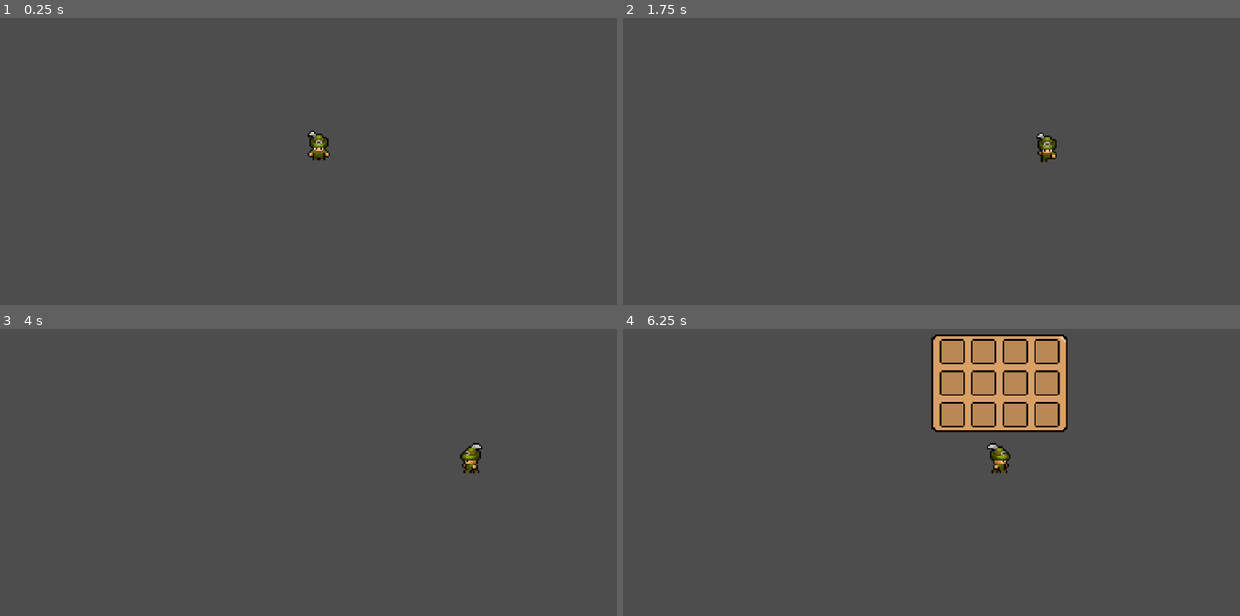
Above: before the commit, frames 1-4 (two rows, left to right).
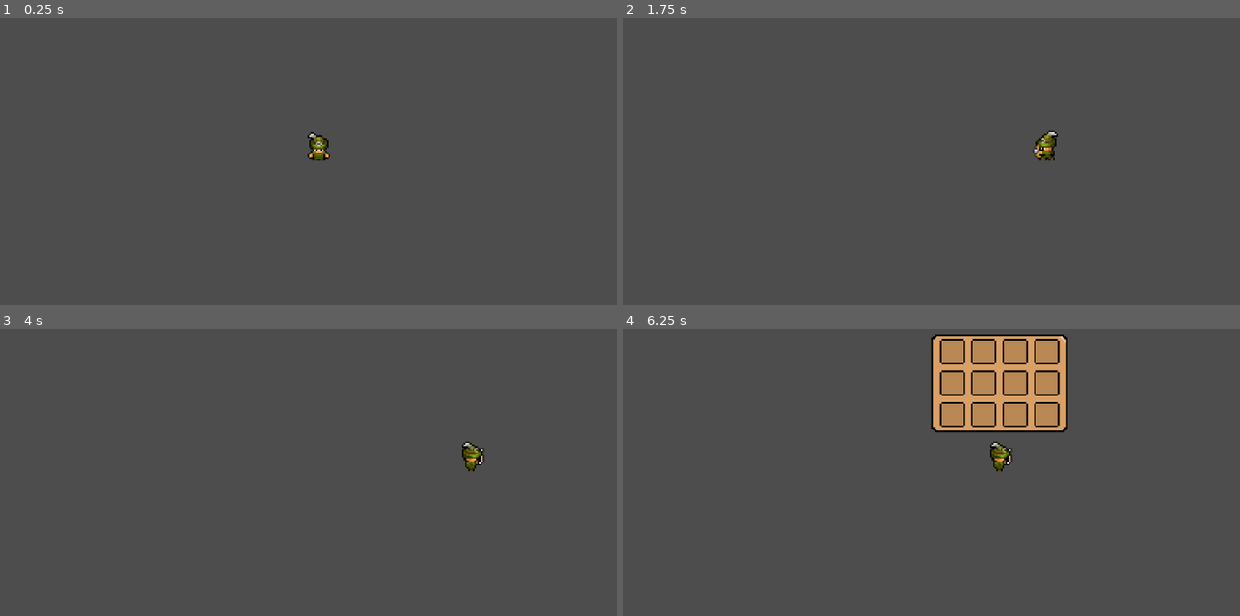
Above: after the commit, the same moments.

Repository: iQwQj/444garden
Game: Godot game, scene res://scene/player.tscn
Two runs of this game, one before a commit and one after it. Both use one fixed random seed, a clock stepped at 60 frames per second and the inputs below. The engine's default icon, where the game draws it, is replaced by a stand-in: a white triangle on a blue panel in a dark square.
Inputs (mouse positions are in pixels of both pictures, inside the frame that each line leads up to):
- Up to frame 1 (0.25 s): no input
- Up to frame 2 (1.75 s): tap Enter at 0.5 s; move the mouse to (1104, 129) at 0.52 s; hold D (right) 0.53-1.28 s; tap E (e) at 0.6 s; tap I (i) at 0.8, 1.35 s; move the mouse to (795, 170) at 1.27 s; hold S (down) from 1.28 s (still down); tap Q (q) at 1.55 s
- Up to frame 3 (4 s): move the mouse to (394, 372) at 2.02 s; release S (down) at 2.03 s; hold D (right) 2.03-2.78 s; tap Q (q) at 2.1, 3.8 s; tap E (e) at 2.3, 2.85 s; move the mouse to (283, 541) at 2.77 s; hold W (up) 2.78-3.53 s; tap I (i) at 3.05, 3.6 s; tap Space at 3.5 s; move the mouse to (536, 521) at 3.52 s; hold A (left) from 3.53 s (still down)
- Up to frame 4 (6.25 s): move the mouse to (721, 397) at 4.27 s; click (721, 397) at 4.35 s; tap E (e) at 4.55, 5.85 s; move the mouse to (980, 461) at 5.02 s; release A (left) at 5.03 s; hold S (down) 5.03-5.78 s; tap Q (q) at 5.1, 6.05 s; tap I (i) at 5.3 s; move the mouse to (832, 357) at 5.77 s; hold D (right) from 5.78 s (still down)

The runs differ from the first frame. In frame 1, 0.2% of the frame differs, in the area x 49-54%, y 39-50%; in frame 2, 0.3%; in frame 3, 0.3%, in the area x 74-79%, y 39-51%; in frame 4, 0.3%.

Commit message:
added ranged attack animations

Diff:
--- a/222tutorial/tutorial_devworm/scene/player.tscn
+++ b/222tutorial/tutorial_devworm/scene/player.tscn
@@ -65,26 +65,10 @@
 atlas = ExtResource("1_6aspv")
 region = Rect2(32, 0, 32, 32)
 
-[sub_resource type="AtlasTexture" id="AtlasTexture_p3i7v"]
-atlas = ExtResource("1_6aspv")
-region = Rect2(256, 128, 32, 32)
-
 [sub_resource type="AtlasTexture" id="AtlasTexture_4y7n0"]
 atlas = ExtResource("1_6aspv")
 region = Rect2(288, 128, 32, 32)
 
-[sub_resource type="AtlasTexture" id="AtlasTexture_oeypg"]
-atlas = ExtResource("1_6aspv")
-region = Rect2(320, 128, 32, 32)
-
-[sub_resource type="AtlasTexture" id="AtlasTexture_8p12w"]
-atlas = ExtResource("1_6aspv")
-region = Rect2(352, 128, 32, 32)
-
-[sub_resource type="AtlasTexture" id="AtlasTexture_k7jvw"]
-atlas = ExtResource("1_6aspv")
-region = Rect2(384, 128, 32, 32)
-
 [sub_resource type="AtlasTexture" id="AtlasTexture_0bjp5"]
 atlas = ExtResource("1_6aspv")
 region = Rect2(64, 128, 32, 32)
@@ -93,26 +77,10 @@
 atlas = ExtResource("1_6aspv")
 region = Rect2(96, 128, 32, 32)
 
-[sub_resource type="AtlasTexture" id="AtlasTexture_hii7h"]
-atlas = ExtResource("1_6aspv")
-region = Rect2(256, 96, 32, 32)
-
 [sub_resource type="AtlasTexture" id="AtlasTexture_886l4"]
 atlas = ExtResource("1_6aspv")
 region = Rect2(288, 96, 32, 32)
 
-[sub_resource type="AtlasTexture" id="AtlasTexture_6kq0j"]
-atlas = ExtResource("1_6aspv")
-region = Rect2(320, 96, 32, 32)
-
-[sub_resource type="AtlasTexture" id="AtlasTexture_kxmod"]
-atlas = ExtResource("1_6aspv")
-region = Rect2(352, 96, 32, 32)
-
-[sub_resource type="AtlasTexture" id="AtlasTexture_e3ung"]
-atlas = ExtResource("1_6aspv")
-region = Rect2(384, 96, 32, 32)
-
 [sub_resource type="AtlasTexture" id="AtlasTexture_v3jfo"]
 atlas = ExtResource("1_6aspv")
 region = Rect2(96, 96, 32, 32)
@@ -121,22 +89,10 @@
 atlas = ExtResource("1_6aspv")
 region = Rect2(64, 96, 32, 32)
 
-[sub_resource type="AtlasTexture" id="AtlasTexture_rwyk8"]
-atlas = ExtResource("1_6aspv")
-region = Rect2(256, 160, 32, 32)
-
 [sub_resource type="AtlasTexture" id="AtlasTexture_juvpo"]
 atlas = ExtResource("1_6aspv")
 region = Rect2(288, 160, 32, 32)
 
-[sub_resource type="AtlasTexture" id="AtlasTexture_wnn8j"]
-atlas = ExtResource("1_6aspv")
-region = Rect2(352, 160, 32, 32)
-
-[sub_resource type="AtlasTexture" id="AtlasTexture_l2k61"]
-atlas = ExtResource("1_6aspv")
-region = Rect2(384, 160, 32, 32)
-
 [sub_resource type="AtlasTexture" id="AtlasTexture_utkty"]
 atlas = ExtResource("1_6aspv")
 region = Rect2(64, 160, 32, 32)
@@ -145,26 +101,10 @@
 atlas = ExtResource("1_6aspv")
 region = Rect2(96, 160, 32, 32)
 
-[sub_resource type="AtlasTexture" id="AtlasTexture_sn45c"]
-atlas = ExtResource("1_6aspv")
-region = Rect2(256, 0, 32, 32)
-
 [sub_resource type="AtlasTexture" id="AtlasTexture_6hh7a"]
 atlas = ExtResource("1_6aspv")
 region = Rect2(288, 0, 32, 32)
 
-[sub_resource type="AtlasTexture" id="AtlasTexture_2yops"]
-atlas = ExtResource("1_6aspv")
-region = Rect2(320, 0, 32, 32)
-
-[sub_resource type="AtlasTexture" id="AtlasTexture_nd5l0"]
-atlas = ExtResource("1_6aspv")
-region = Rect2(352, 0, 32, 32)
-
-[sub_resource type="AtlasTexture" id="AtlasTexture_jvd24"]
-atlas = ExtResource("1_6aspv")
-region = Rect2(384, 0, 32, 32)
-
 [sub_resource type="AtlasTexture" id="AtlasTexture_nrr51"]
 atlas = ExtResource("1_6aspv")
 region = Rect2(64, 0, 32, 32)
@@ -173,26 +113,10 @@
 atlas = ExtResource("1_6aspv")
 region = Rect2(96, 0, 32, 32)
 
-[sub_resource type="AtlasTexture" id="AtlasTexture_lyybx"]
-atlas = ExtResource("1_6aspv")
-region = Rect2(256, 32, 32, 32)
-
 [sub_resource type="AtlasTexture" id="AtlasTexture_xblta"]
 atlas = ExtResource("1_6aspv")
 region = Rect2(288, 32, 32, 32)
 
-[sub_resource type="AtlasTexture" id="AtlasTexture_hi6bn"]
-atlas = ExtResource("1_6aspv")
-region = Rect2(320, 32, 32, 32)
-
-[sub_resource type="AtlasTexture" id="AtlasTexture_gk28s"]
-atlas = ExtResource("1_6aspv")
-region = Rect2(352, 32, 32, 32)
-
-[sub_resource type="AtlasTexture" id="AtlasTexture_sd1jf"]
-atlas = ExtResource("1_6aspv")
-region = Rect2(384, 32, 32, 32)
-
 [sub_resource type="AtlasTexture" id="AtlasTexture_sxg2i"]
 atlas = ExtResource("1_6aspv")
 region = Rect2(64, 64, 32, 32)
@@ -201,26 +125,10 @@
 atlas = ExtResource("1_6aspv")
 region = Rect2(96, 64, 32, 32)
 
-[sub_resource type="AtlasTexture" id="AtlasTexture_phxlp"]
-atlas = ExtResource("1_6aspv")
-region = Rect2(256, 224, 32, 32)
-
 [sub_resource type="AtlasTexture" id="AtlasTexture_jn3yb"]
 atlas = ExtResource("1_6aspv")
 region = Rect2(288, 224, 32, 32)
 
-[sub_resource type="AtlasTexture" id="AtlasTexture_fpw75"]
-atlas = ExtResource("1_6aspv")
-region = Rect2(320, 224, 32, 32)
-
-[sub_resource type="AtlasTexture" id="AtlasTexture_510bs"]
-atlas = ExtResource("1_6aspv")
-region = Rect2(352, 224, 32, 32)
-
-[sub_resource type="AtlasTexture" id="AtlasTexture_gjjyv"]
-atlas = ExtResource("1_6aspv")
-region = Rect2(384, 224, 32, 32)
-
 [sub_resource type="AtlasTexture" id="AtlasTexture_w5uk2"]
 atlas = ExtResource("1_6aspv")
 region = Rect2(64, 224, 32, 32)
@@ -229,25 +137,9 @@
 atlas = ExtResource("1_6aspv")
 region = Rect2(96, 224, 32, 32)
 
-[sub_resource type="AtlasTexture" id="AtlasTexture_3646e"]
-atlas = ExtResource("1_6aspv")
-region = Rect2(256, 192, 32, 32)
-
 [sub_resource type="AtlasTexture" id="AtlasTexture_4f45u"]
 atlas = ExtResource("1_6aspv")
 region = Rect2(288, 192, 32, 32)
-
-[sub_resource type="AtlasTexture" id="AtlasTexture_4crld"]
-atlas = ExtResource("1_6aspv")
-region = Rect2(320, 192, 32, 32)
-
-[sub_resource type="AtlasTexture" id="AtlasTexture_hwftx"]
-atlas = ExtResource("1_6aspv")
-region = Rect2(352, 192, 32, 32)
-
-[sub_resource type="AtlasTexture" id="AtlasTexture_470mw"]
-atlas = ExtResource("1_6aspv")
-region = Rect2(384, 192, 32, 32)
 
 [sub_resource type="AtlasTexture" id="AtlasTexture_hy5ap"]
 atlas = ExtResource("1_6aspv")
@@ -326,19 +218,7 @@
 }, {
 "frames": [{
 "duration": 1.0,
-"texture": SubResource("AtlasTexture_p3i7v")
-}, {
-"duration": 1.0,
 "texture": SubResource("AtlasTexture_4y7n0")
-}, {
-"duration": 1.0,
-"texture": SubResource("AtlasTexture_oeypg")
-}, {
-"duration": 1.0,
-"texture": SubResource("AtlasTexture_8p12w")
-}, {
-"duration": 1.0,
-"texture": SubResource("AtlasTexture_k7jvw")
 }],
 "loop": true,
 "name": &"n_attack",
@@ -357,19 +237,7 @@
 }, {
 "frames": [{
 "duration": 1.0,
-"texture": SubResource("AtlasTexture_hii7h")
-}, {
-"duration": 1.0,
 "texture": SubResource("AtlasTexture_886l4")
-}, {
-"duration": 1.0,
-"texture": SubResource("AtlasTexture_6kq0j")
-}, {
-"duration": 1.0,
-"texture": SubResource("AtlasTexture_kxmod")
-}, {
-"duration": 1.0,
-"texture": SubResource("AtlasTexture_e3ung")
 }],
 "loop": true,
 "name": &"ne_attack",
@@ -388,16 +256,7 @@
 }, {
 "frames": [{
 "duration": 1.0,
-"texture": SubResource("AtlasTexture_rwyk8")
-}, {
-"duration": 1.0,
 "texture": SubResource("AtlasTexture_juvpo")
-}, {
-"duration": 1.0,
-"texture": SubResource("AtlasTexture_wnn8j")
-}, {
-"duration": 1.0,
-"texture": SubResource("AtlasTexture_l2k61")
 }],
 "loop": true,
 "name": &"nw_attack",
@@ -416,19 +275,7 @@
 }, {
 "frames": [{
 "duration": 1.0,
-"texture": SubResource("AtlasTexture_sn45c")
-}, {
-"duration": 1.0,
 "texture": SubResource("AtlasTexture_6hh7a")
-}, {
-"duration": 1.0,
-"texture": SubResource("AtlasTexture_2yops")
-}, {
-"duration": 1.0,
-"texture": SubResource("AtlasTexture_nd5l0")
-}, {
-"duration": 1.0,
-"texture": SubResource("AtlasTexture_jvd24")
 }],
 "loop": true,
 "name": &"s_attack",
@@ -447,19 +294,7 @@
 }, {
 "frames": [{
 "duration": 1.0,
-"texture": SubResource("AtlasTexture_lyybx")
-}, {
-"duration": 1.0,
 "texture": SubResource("AtlasTexture_xblta")
-}, {
-"duration": 1.0,
-"texture": SubResource("AtlasTexture_hi6bn")
-}, {
-"duration": 1.0,
-"texture": SubResource("AtlasTexture_gk28s")
-}, {
-"duration": 1.0,
-"texture": SubResource("AtlasTexture_sd1jf")
 }],
 "loop": true,
 "name": &"se_attack",
@@ -478,19 +313,7 @@
 }, {
 "frames": [{
 "duration": 1.0,
-"texture": SubResource("AtlasTexture_phxlp")
-}, {
-"duration": 1.0,
 "texture": SubResource("AtlasTexture_jn3yb")
-}, {
-"duration": 1.0,
-"texture": SubResource("AtlasTexture_fpw75")
-}, {
-"duration": 1.0,
-"texture": SubResource("AtlasTexture_510bs")
-}, {
-"duration": 1.0,
-"texture": SubResource("AtlasTexture_gjjyv")
 }],
 "loop": true,
 "name": &"sw_attack",
@@ -509,19 +332,7 @@
 }, {
 "frames": [{
 "duration": 1.0,
-"texture": SubResource("AtlasTexture_3646e")
-}, {
-"duration": 1.0,
 "texture": SubResource("AtlasTexture_4f45u")
-}, {
-"duration": 1.0,
-"texture": SubResource("AtlasTexture_4crld")
-}, {
-"duration": 1.0,
-"texture": SubResource("AtlasTexture_hwftx")
-}, {
-"duration": 1.0,
-"texture": SubResource("AtlasTexture_470mw")
 }],
 "loop": true,
 "name": &"w_attack",
@@ -548,9 +359,7 @@
 
 [node name="AnimatedSprite2D" type="AnimatedSprite2D" parent="."]
 sprite_frames = SubResource("SpriteFrames_ub26j")
-animation = &"idle"
-frame = 1
-frame_progress = 0.0872653
+animation = &"w_attack"
 
 [node name="CollisionShape2D" type="CollisionShape2D" parent="."]
 position = Vector2(0, 3)
--- a/222tutorial/tutorial_devworm/script/player.gd
+++ b/222tutorial/tutorial_devworm/script/player.gd
@@ -9,11 +9,13 @@
 var bow_equiped = false # can be set to true for testing purposes
 var bow_cooldown = true # so there will be time between arrow firing
 var arrow = preload("res://scene/arrow.tscn")
+var mouse_loc_from_player = null
 
 func _physics_process(delta: float):
 	# set movement controls in "Project Setting > InputMap"
 	var direction = Input.get_vector("left", "right", "up", "down")
-
+	mouse_loc_from_player = get_global_mouse_position() - self.position
+	print(mouse_loc_from_player)
 
 	if direction.x == 0 and direction.y == 0:
 		player_state = "idle" # used for playing idle animation
@@ -48,32 +50,53 @@
 
 func play_animation(dir): # "dir" here = direction
 
+	# added after bow-arrow set up
+	if !bow_equiped:
+
 	# for debug console
 	# print(dir)
 
-	if player_state == "idle":
-		$AnimatedSprite2D.play("idle")
-	if player_state == "walking":
+		if player_state == "idle":
+			$AnimatedSprite2D.play("idle")
+		if player_state == "walking":
 
 		# Basic 4-direction movements
-		if dir.y == -1:
-			$AnimatedSprite2D.play("n_walk")
-		if dir.y == 1:
-			$AnimatedSprite2D.play("s_walk")
-		if dir.x == -1:
-			$AnimatedSprite2D.play("w_walk")
-		if dir.x == 1:
-			$AnimatedSprite2D.play("e_walk")
+			if dir.y == -1:
+				$AnimatedSprite2D.play("n_walk")
+			if dir.y == 1:
+				$AnimatedSprite2D.play("s_walk")
+			if dir.x == -1:
+				$AnimatedSprite2D.play("w_walk")
+			if dir.x == 1:
+				$AnimatedSprite2D.play("e_walk")
 
-		# diagonal movements
-		if dir.x > 0.5 and dir.y < -.05:
-			$AnimatedSprite2D.play("ne_walk")
-		if dir.x > 0.5 and dir.y > 0.5:
-			$AnimatedSprite2D.play("se_walk")
-		if dir.x < -0.5 and dir.y < -0.5:
-			$AnimatedSprite2D.play("nw_walk")
-		if dir.x < -0.5 and dir.y > 0.5:
-			$AnimatedSprite2D.play("sw_walk")
+			# diagonal movements
+			if dir.x > 0.5 and dir.y < -.05:
+				$AnimatedSprite2D.play("ne_walk")
+			if dir.x > 0.5 and dir.y > 0.5:
+				$AnimatedSprite2D.play("se_walk")
+			if dir.x < -0.5 and dir.y < -0.5:
+				$AnimatedSprite2D.play("nw_walk")
+			if dir.x < -0.5 and dir.y > 0.5:
+				$AnimatedSprite2D.play("sw_walk")
+	if bow_equiped:
+		if mouse_loc_from_player.x >= -25 and mouse_loc_from_player.x <= 25 and mouse_loc_from_player.y < 0:
+			$AnimatedSprite2D.play("n_attack")
+		if mouse_loc_from_player.y >= -25 and mouse_loc_from_player.y <= 25 and mouse_loc_from_player.x > 0:
+			$AnimatedSprite2D.play("e_attack")
+		if mouse_loc_from_player.x >= -25 and mouse_loc_from_player.x <= 25 and mouse_loc_from_player.y > 0:
+			$AnimatedSprite2D.play("s_attack")
+		if mouse_loc_from_player.y >= -25 and mouse_loc_from_player.y <= 25 and mouse_loc_from_player.x < 0:
+			$AnimatedSprite2D.play("w_attack")
+
+		if mouse_loc_from_player.x >= 25 and mouse_loc_from_player.y <= -25:
+			$AnimatedSprite2D.play("ne_attack")
+		if mouse_loc_from_player.x >= 0.5 and mouse_loc_from_player.y >= 25:
+			$AnimatedSprite2D.play("ne_attack")
+		if mouse_loc_from_player.x >= -0.5 and mouse_loc_from_player.y >= 25:
+			$AnimatedSprite2D.play("ne_attack")
+		if mouse_loc_from_player.x <= -25 and mouse_loc_from_player.y <= -25:
+			$AnimatedSprite2D.play("ne_attack")
 
 func player(): # for later use
 	pass
Not shown: 1 places in 222tutorial/tutorial_devworm/scene/player.tscn that only renumber resources
